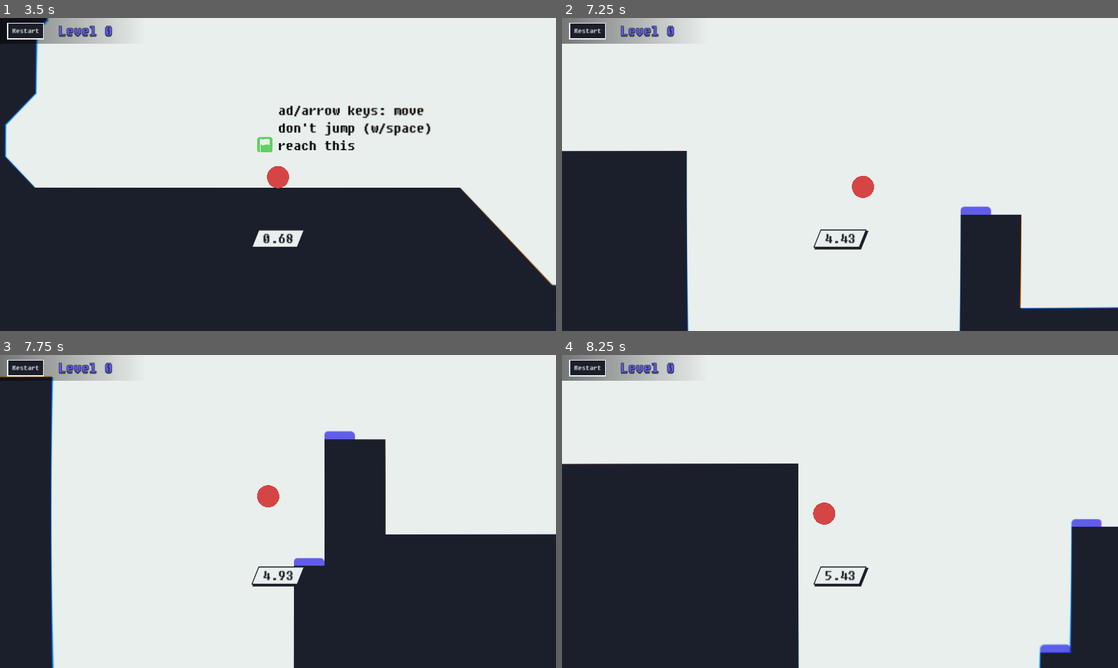
Above: before the commit, frames 1-4 (two rows, left to right).
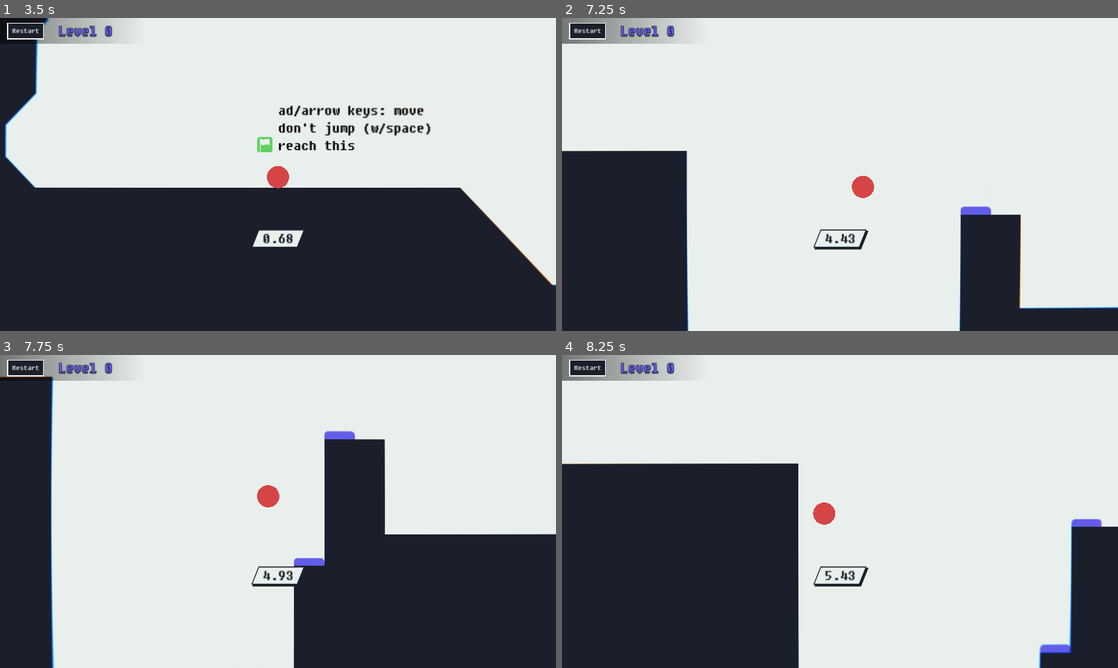
Above: after the commit, the same moments.

Repository: kagamiAL/CALHACKS_2024
Game: Godot game, scene res://scenes/Main/Main.tscn
Two runs of this game, one before a commit and one after it. Both use one fixed random seed, a clock stepped at 60 frames per second and the inputs below.
Inputs:
- Up to frame 1 (3.5 s): click "Play" at 0.5 s; click "Restart" at 1.25 s; click "Restart" at 2 s; click "Restart" at 2.75 s
- Up to frame 2 (7.25 s): tap Enter (ui_accept) at 3.5, 3.77, 4.52, 6.02, 6.77 s; hold Right (ui_right) 3.53-5.03 s; hold Left (ui_left) 5.03-5.78 s; hold Right (ui_right) from 5.78 s (still down)
- Up to frame 3 (7.75 s): release Right (ui_right) at 7.28 s; hold Left (ui_left) from 7.28 s (still down); tap Enter (ui_accept) at 7.52 s
- Up to frame 4 (8.25 s): release Left (ui_left) at 8.03 s; hold Right (ui_right) from 8.03 s (still down)

Frame 1 is identical in both runs. In frame 2, 0.1% of the frame differs, in the area x 71-83%, y 60-93%; in frame 3, less than 0.1%; in frame 4, less than 0.1%.

Commit message:
fix particles on death

Diff:
--- a/scenes/Main/Game.gd
+++ b/scenes/Main/Game.gd
@@ -1,6 +1,5 @@
 extends Node2D
 
-@export var player_scene = load("res://scenes/Player/Player.tscn") as PackedScene
 @onready var game_over_scene = load("res://scenes/UI/GameOver.tscn") as PackedScene
 @onready var game_win_scene = load("res://scenes/UI/GameWin.tscn") as PackedScene
 @onready var level_indicator_scene = load("res://scenes/UI/LevelIndicator.tscn") as PackedScene
@@ -36,9 +35,8 @@
 	if map_node:
 		map_node.queue_free()
 		await map_node.tree_exited
-	if player:
-		player.reset()
-		await get_tree().physics_frame
+	$Player.reset()
+	await get_tree().physics_frame
 	map_node = maps[current_level].instantiate()
 	map_node.z_index = -1
 	add_child(map_node)
@@ -56,20 +54,20 @@
 func increment_level():
 	current_level += 1
 
-func on_player_won():
+func _on_player_won():
 	$AnimationPlayer.play("goal_reached")
 	$WinSound.play()
 	if next_level():
 		var game_win = game_win_scene.instantiate()
-		game_win.player_time = player.get_node("Camera2D/Time").text
+		game_win.player_time = $Player.get_node("Camera2D/Time").text
 		add_child(game_win)
-		player.queue_free()
+		$Player.queue_free()
 		map_node.queue_free()
 	else:
 		level_indicator.change_indicated_level(current_level)
 		load_current_level()
 
-func on_player_death():
+func _on_player_died():
 	load_current_level()
 
 # Called when the node enters the scene tree for the first time.
@@ -80,8 +78,4 @@
 	load_current_level()
 	level_indicator = level_indicator_scene.instantiate()
 	add_child(level_indicator)
-	player = player_scene.instantiate()
-	add_child(player)
-	player.won.connect(on_player_won)
-	player.died.connect(on_player_death)
 	$SoundTrack.play()
--- a/scenes/Main/Game.tscn
+++ b/scenes/Main/Game.tscn
@@ -1,8 +1,24 @@
-[gd_scene load_steps=7 format=3 uid="uid://c2x1cyqmkoaw"]
+[gd_scene load_steps=8 format=3 uid="uid://c2x1cyqmkoaw"]
 
 [ext_resource type="Script" path="res://scenes/Main/Game.gd" id="1_0vo2w"]
 [ext_resource type="AudioStream" uid="uid://c8g1lohgwvrea" path="res://res/audio/MinSpaceInGameTheme.ogg" id="2_qwucb"]
 [ext_resource type="AudioStream" uid="uid://bqnqrgaqdpu16" path="res://res/audio/win.ogg" id="3_k0ybw"]
+[ext_resource type="PackedScene" uid="uid://cv1b38h0riay4" path="res://scenes/Player/Player.tscn" id="4_st1hb"]
+
+[sub_resource type="Animation" id="Animation_asqgb"]
+length = 0.001
+tracks/0/type = "value"
+tracks/0/imported = false
+tracks/0/enabled = true
+tracks/0/path = NodePath("CanvasLayer/ColorRect:modulate")
+tracks/0/interp = 1
+tracks/0/loop_wrap = true
+tracks/0/keys = {
+"times": PackedFloat32Array(0),
+"transitions": PackedFloat32Array(1),
+"update": 0,
+"values": [Color(1, 1, 1, 0)]
+}
 
 [sub_resource type="Animation" id="Animation_nmfib"]
 resource_name = "goal_reached"
@@ -18,21 +34,6 @@
 "transitions": PackedFloat32Array(2, 2, 0.5),
 "update": 0,
 "values": [Color(1, 1, 1, 0), Color(1, 1, 1, 1), Color(1, 1, 1, 0)]
-}
-
-[sub_resource type="Animation" id="Animation_asqgb"]
-length = 0.001
-tracks/0/type = "value"
-tracks/0/imported = false
-tracks/0/enabled = true
-tracks/0/path = NodePath("CanvasLayer/ColorRect:modulate")
-tracks/0/interp = 1
-tracks/0/loop_wrap = true
-tracks/0/keys = {
-"times": PackedFloat32Array(0),
-"transitions": PackedFloat32Array(1),
-"update": 0,
-"values": [Color(1, 1, 1, 0)]
 }
 
 [sub_resource type="AnimationLibrary" id="AnimationLibrary_vghky"]
@@ -69,3 +70,8 @@
 libraries = {
 "": SubResource("AnimationLibrary_vghky")
 }
+
+[node name="Player" parent="." instance=ExtResource("4_st1hb")]
+
+[connection signal="died" from="Player" to="." method="_on_player_died"]
+[connection signal="won" from="Player" to="." method="_on_player_won"]
--- a/scenes/Player/Player.gd
+++ b/scenes/Player/Player.gd
@@ -94,6 +94,7 @@
 	# Killing is fun!
 	# - Thi Dinh
 	# Can't _process/move
+	_collisions.clear()
 	set_process(false)
 	set_physics_process(false)
 	set_deferred("freeze", true)
@@ -105,11 +106,12 @@
 	$RollingTheyBoulder.stop()
 	$DeathAudio.play()
 	# All our food keeps BLOWING UP
-	$GPUParticles2D.emitting = true
-	# finally
-	emit_signal("died")
+	$AnimationPlayer.play("die")
 
 func reset():
+	# Restart velocity + position
+	position = Vector2.ZERO
+	# Reset things
 	set_process(true)
 	set_physics_process(true)
 	set_deferred("freeze", false)
@@ -118,8 +120,7 @@
 	$Sprite.show()
 	$%Time.show()
 	$GPUParticles2D.emitting = false
-	# Restart velocity + position
-	move_body(Vector2.ZERO)
+	$AnimationPlayer.play("RESET")
 
 func is_on_floor():
 	return $RayCast2D.is_colliding()
--- a/scenes/Player/Player.tscn
+++ b/scenes/Player/Player.tscn
@@ -61,6 +61,18 @@
 "handle_modes": PackedInt32Array(0),
 "points": PackedFloat32Array(1, -0.25, 0, 0.25, 0),
 "times": PackedFloat32Array(0)
+}
+tracks/2/type = "value"
+tracks/2/imported = false
+tracks/2/enabled = true
+tracks/2/path = NodePath("GPUParticles2D:emitting")
+tracks/2/interp = 1
+tracks/2/loop_wrap = true
+tracks/2/keys = {
+"times": PackedFloat32Array(0),
+"transitions": PackedFloat32Array(1),
+"update": 1,
+"values": [false]
 }
 
 [sub_resource type="Animation" id="Animation_gp65j"]
@@ -90,9 +102,40 @@
 "times": PackedFloat32Array(0, 0.1, 0.15, 0.25, 0.3, 0.35)
 }
 
+[sub_resource type="Animation" id="Animation_wfnhh"]
+resource_name = "die"
+length = 1.3
+tracks/0/type = "value"
+tracks/0/imported = false
+tracks/0/enabled = true
+tracks/0/path = NodePath("GPUParticles2D:emitting")
+tracks/0/interp = 1
+tracks/0/loop_wrap = true
+tracks/0/keys = {
+"times": PackedFloat32Array(0, 0.4),
+"transitions": PackedFloat32Array(1, 1),
+"update": 1,
+"values": [true, false]
+}
+tracks/1/type = "method"
+tracks/1/imported = false
+tracks/1/enabled = true
+tracks/1/path = NodePath(".")
+tracks/1/interp = 1
+tracks/1/loop_wrap = true
+tracks/1/keys = {
+"times": PackedFloat32Array(1.2),
+"transitions": PackedFloat32Array(1),
+"values": [{
+"args": [&"died"],
+"method": &"emit_signal"
+}]
+}
+
 [sub_resource type="AnimationLibrary" id="AnimationLibrary_dy76i"]
 _data = {
 "RESET": SubResource("Animation_ay27k"),
+"die": SubResource("Animation_wfnhh"),
 "jump": SubResource("Animation_gp65j")
 }
 
@@ -109,7 +152,7 @@
 emission_sphere_radius = 23.0
 direction = Vector3(0, 0, 0)
 spread = 48.0
-initial_velocity_min = 128.0
+initial_velocity_min = 200.0
 initial_velocity_max = 256.0
 gravity = Vector3(0, 98, 0)
 scale_min = 0.0
Not shown: 1 places in scenes/Player/Player.tscn that only renumber resources
